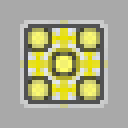
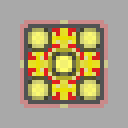
Revision of a layered 128×128 image; what changed, layer by layer:
added layer "IV" above "EV" over [20, 20, 108, 108]
hid "EV" over [20, 20, 108, 108]
